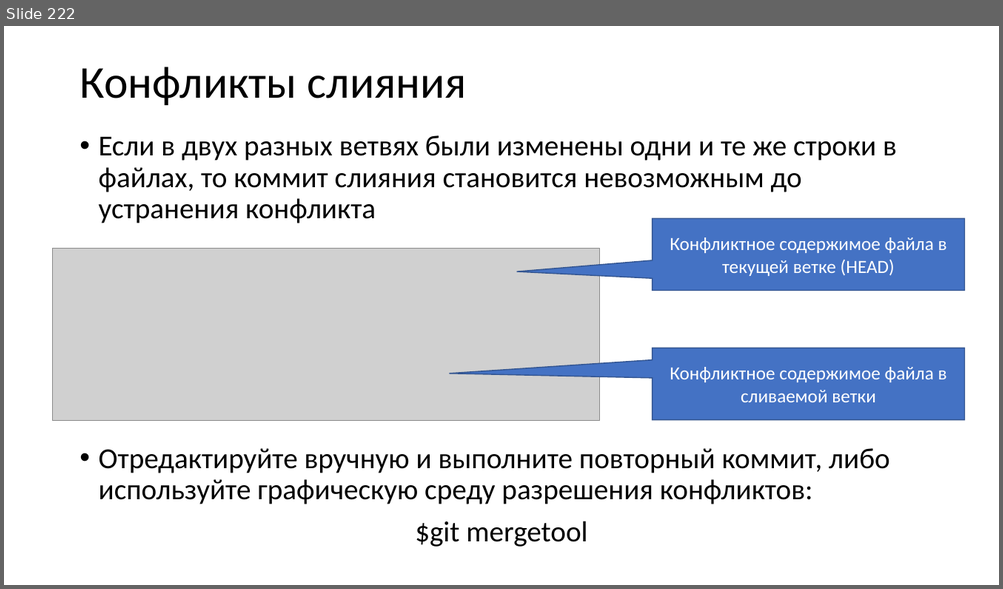
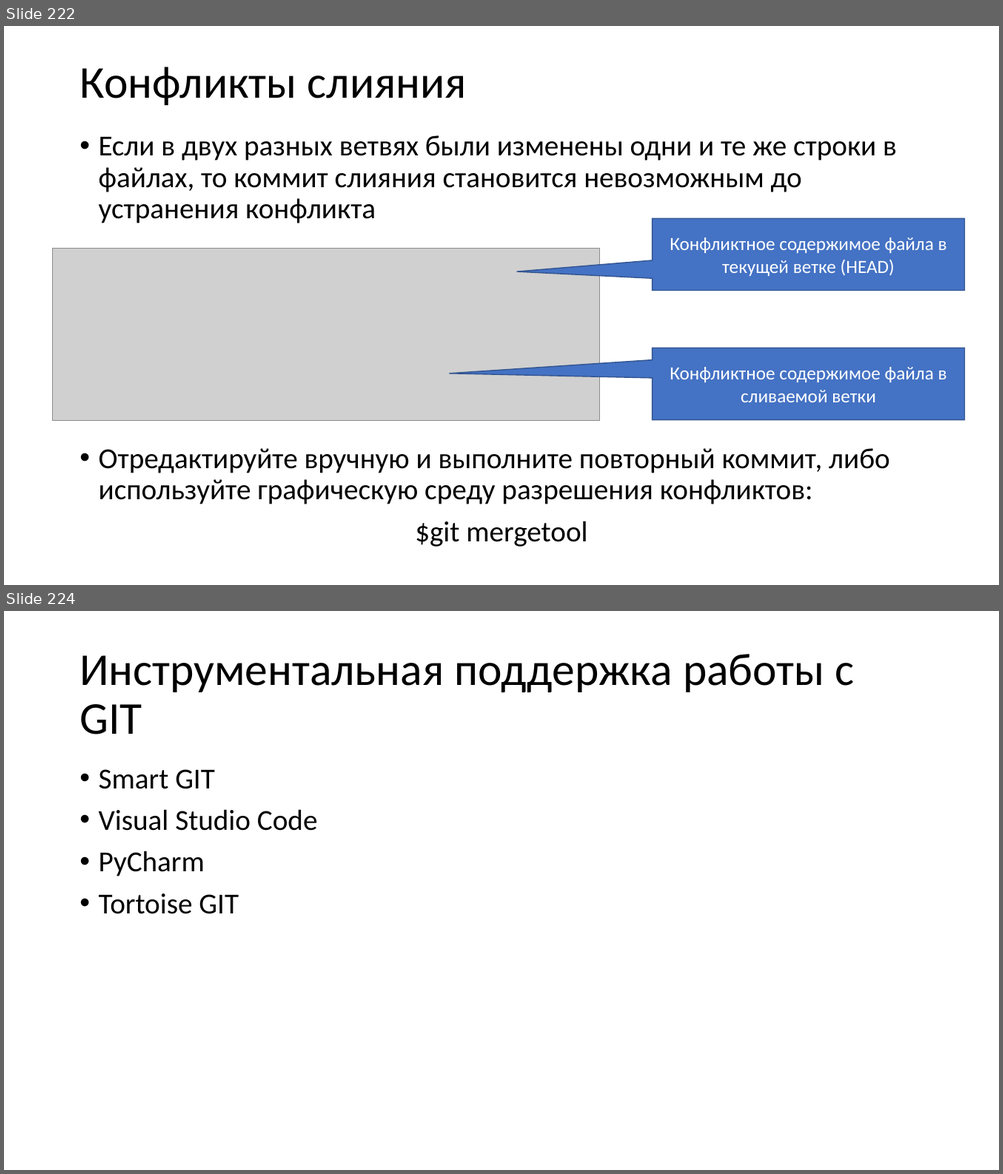
Before and after one commit to paveltsytovich/telegram-course, a slide deck: Presentation/Разработка ботов для телеграмм на Python.pptx. Shown one above the other, each under a label of ours: slide 222 before the commit, slides 222 and 224 after it; the slides between them are not shown. The pictures are 1003x589 and 1003x1174 pixels, drawn with LibreOffice and Linux fonts; fonts in the diff are those of the drawing; grey boxes stand for pictures. Boxes give left, top, right and bottom in pixels: in the first picture for what was removed or moved away, otherwise in the second. Text is boxed around its words. In the diff, an @@ line names an element or a change of style, - is before the commit and + after.

```diff
--- a/Presentation/Разработка ботов для телеграмм на Python.pptx
+++ b/Presentation/Разработка ботов для телеграмм на Python.pptx
@@ slide 224 added at <box>4,611,999,1170</box>, background #FFFFFF @@
@@ title added at <box>79,654,854,735</box>, 44 pt, text #000000 @@
+Инструментальная поддержка работы с GIT
@@ text added at <box>99,769,318,914</box>, 28 pt, text #000000 @@
+• Smart GIT
+• Visual Studio Code
+• PyCharm
+• Tortoise GIT
```
Also in this commit, not shown: 1 slide changed, 2 other slides added, 1 slide removed, 1 other file.
